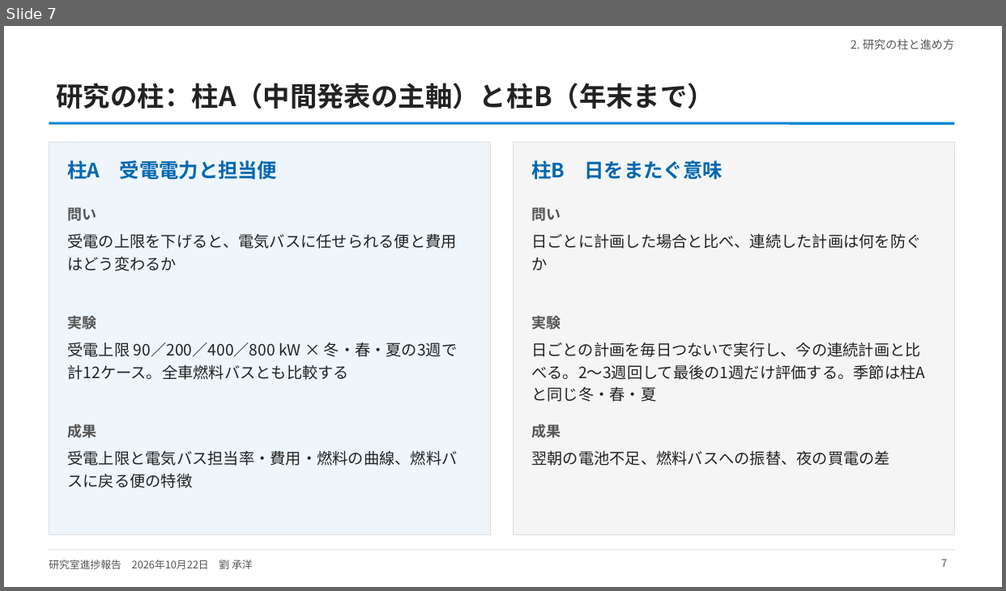
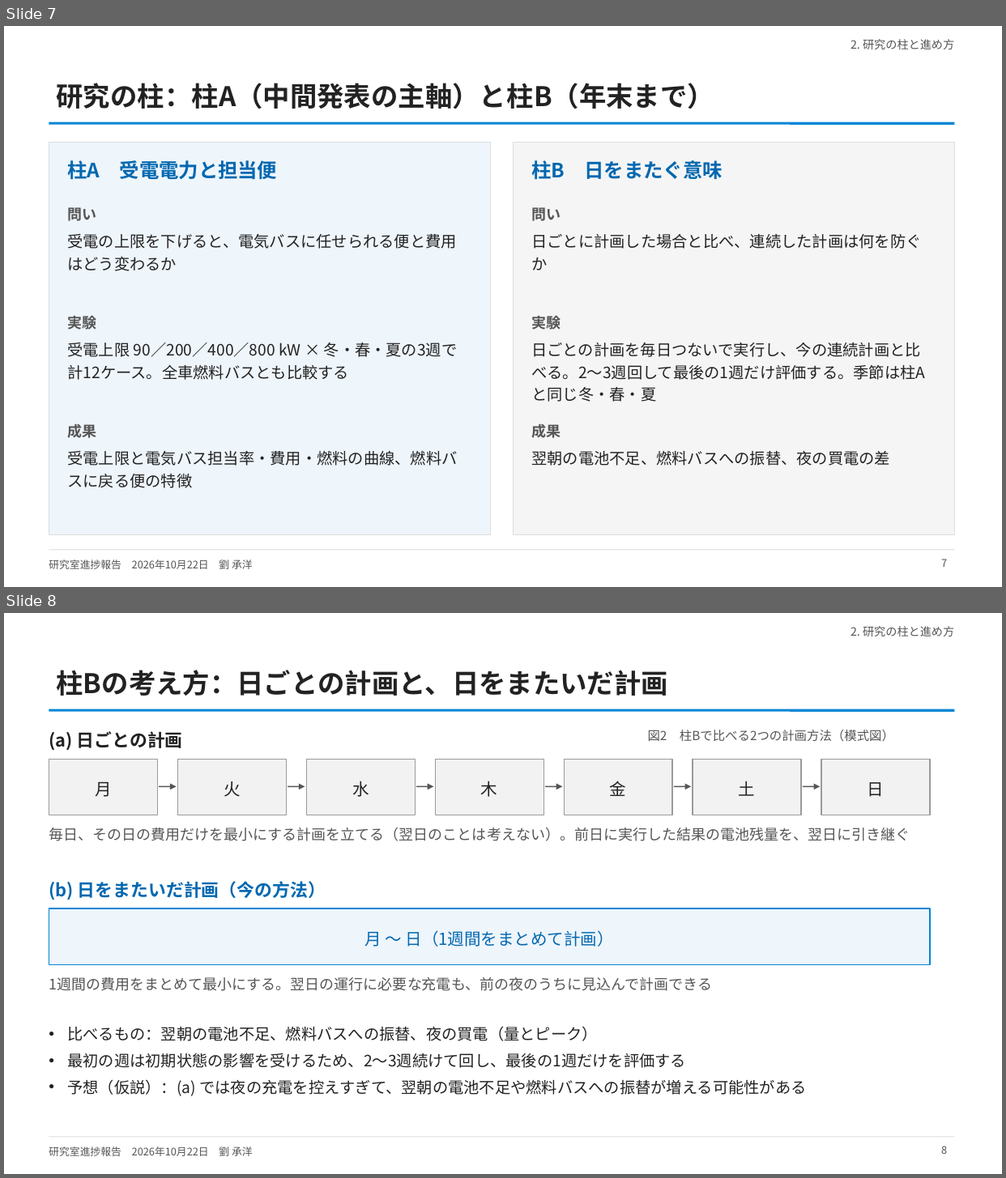
Before and after one commit to CYLIU2003/master-course, a slide deck: outcome/2026-10-22_lab_progress/lab_progress_20261022.pptx. Shown one above the other, each under a label of ours: slide 7 before the commit, slides 7 and 8 after it. The pictures are 1006x591 and 1006x1178 pixels, drawn with LibreOffice and Linux fonts; fonts in the diff are those of the drawing. Boxes give left, top, right and bottom in pixels: in the first picture for what was removed or moved away, otherwise in the second. Text is boxed around its words. In the diff, an @@ line names an element or a change of style, - is before the commit and + after.

```diff
--- a/outcome/2026-10-22_lab_progress/lab_progress_20261022.pptx
+++ b/outcome/2026-10-22_lab_progress/lab_progress_20261022.pptx
@@ slide 8 added at bbox=[4, 613, 1002, 1174], background #FFFFFF; not listed: 3 template elements that a slide beside it also shows @@
@@ text added at bbox=[850, 626, 954, 636], 11 pt, text #555555 @@
+2. 研究の柱と進め方
@@ title added at bbox=[57, 670, 669, 696], 26 pt, text #222222, bold @@
+柱Bの考え方：日ごとの計画と、日をまたいだ計画
@@ text added at bbox=[49, 731, 183, 751], 17 pt, text #222222, bold @@
+(a) 日ごとの計画
@@ text added at bbox=[648, 730, 894, 742], 12 pt, text #555555 @@
+図2 柱Bで比べる2つの計画方法（模式図）
@@ rectangle added at bbox=[49, 759, 157, 815], fill #F2F2F2, outline #9A9A9A 1 pt @@
@@ text added at bbox=[95, 782, 112, 797], 16 pt, text #222222 @@
+月
@@ rectangle added at bbox=[177, 759, 286, 815], fill #F2F2F2, outline #9A9A9A 1 pt @@
@@ text added at bbox=[224, 781, 241, 797], 16 pt, text #222222 @@
+火
@@ rectangle added at bbox=[306, 759, 415, 815], fill #F2F2F2, outline #9A9A9A 1 pt @@
@@ text added at bbox=[352, 781, 369, 797], 16 pt, text #222222 @@
+水
@@ rectangle added at bbox=[435, 759, 543, 815], fill #F2F2F2, outline #9A9A9A 1 pt @@
@@ text added at bbox=[481, 781, 498, 797], 16 pt, text #222222 @@
+木
@@ rectangle added at bbox=[564, 759, 672, 815], fill #F2F2F2, outline #9A9A9A 1 pt @@
@@ text added at bbox=[610, 781, 627, 796], 16 pt, text #222222 @@
+金
@@ rectangle added at bbox=[692, 759, 801, 815], fill #F2F2F2, outline #9A9A9A 1 pt @@
@@ text added at bbox=[739, 781, 756, 796], 16 pt, text #222222 @@
+土
@@ rectangle added at bbox=[821, 759, 930, 815], fill #F2F2F2, outline #9A9A9A 1 pt @@
@@ text added at bbox=[867, 782, 884, 797], 16 pt, text #222222 @@
+日
@@ arrow added from (159, 786) to (177, 786), #555555 1.25 pt @@
@@ arrow added from (288, 786) to (305, 786), #555555 1.25 pt @@
@@ arrow added from (416, 786) to (434, 786), #555555 1.25 pt @@
@@ arrow added from (545, 786) to (562, 786), #555555 1.25 pt @@
@@ arrow added from (674, 786) to (691, 786), #555555 1.25 pt @@
@@ arrow added from (803, 786) to (820, 786), #555555 1.25 pt @@
@@ text added at bbox=[49, 828, 910, 841], 14 pt, text #555555 @@
+毎日、その日の費用だけを最小にする計画を立てる（翌日のことは考えない）。前日に実行した結果の電池残量を、翌日に引き継ぐ
@@ text added at bbox=[49, 881, 326, 901], 17 pt, text #0268B0, bold @@
+(b) 日をまたいだ計画（今の方法）
@@ rectangle added at bbox=[49, 909, 930, 965], fill #EEF5FB, outline #0485D7 1 pt @@
@@ text added at bbox=[365, 931, 614, 947], 16 pt, text #0268B0 @@
+月 〜 日（1週間をまとめて計画）
@@ text added at bbox=[49, 977, 712, 991], 14 pt, text #555555 @@
+1週間の費用をまとめて最小にする。翌日の運行に必要な充電も、前の夜のうちに見込んで計画できる
@@ text added at bbox=[68, 1026, 806, 1097], 15 pt, text #222222 @@
+• 比べるもの：翌朝の電池不足、燃料バスへの振替、夜の買電（量とピーク）
+• 最初の週は初期状態の影響を受けるため、2〜3週続けて回し、最後の1週だけを評価する
+• 予想（仮説）：(a) では夜の充電を控えすぎて、翌朝の電池不足や燃料バスへの振替が増える可能性がある
@@ page number added at bbox=[941, 1146, 947, 1154], 10 pt, text #555555 @@
+8
```
Also in this commit, not shown: 9 slides changed, 2 other files.
